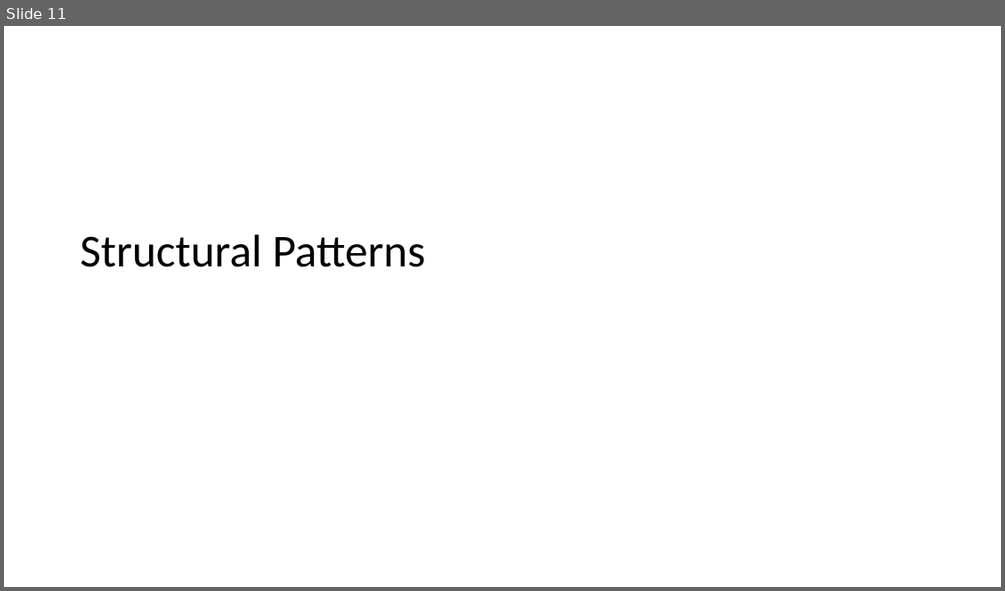
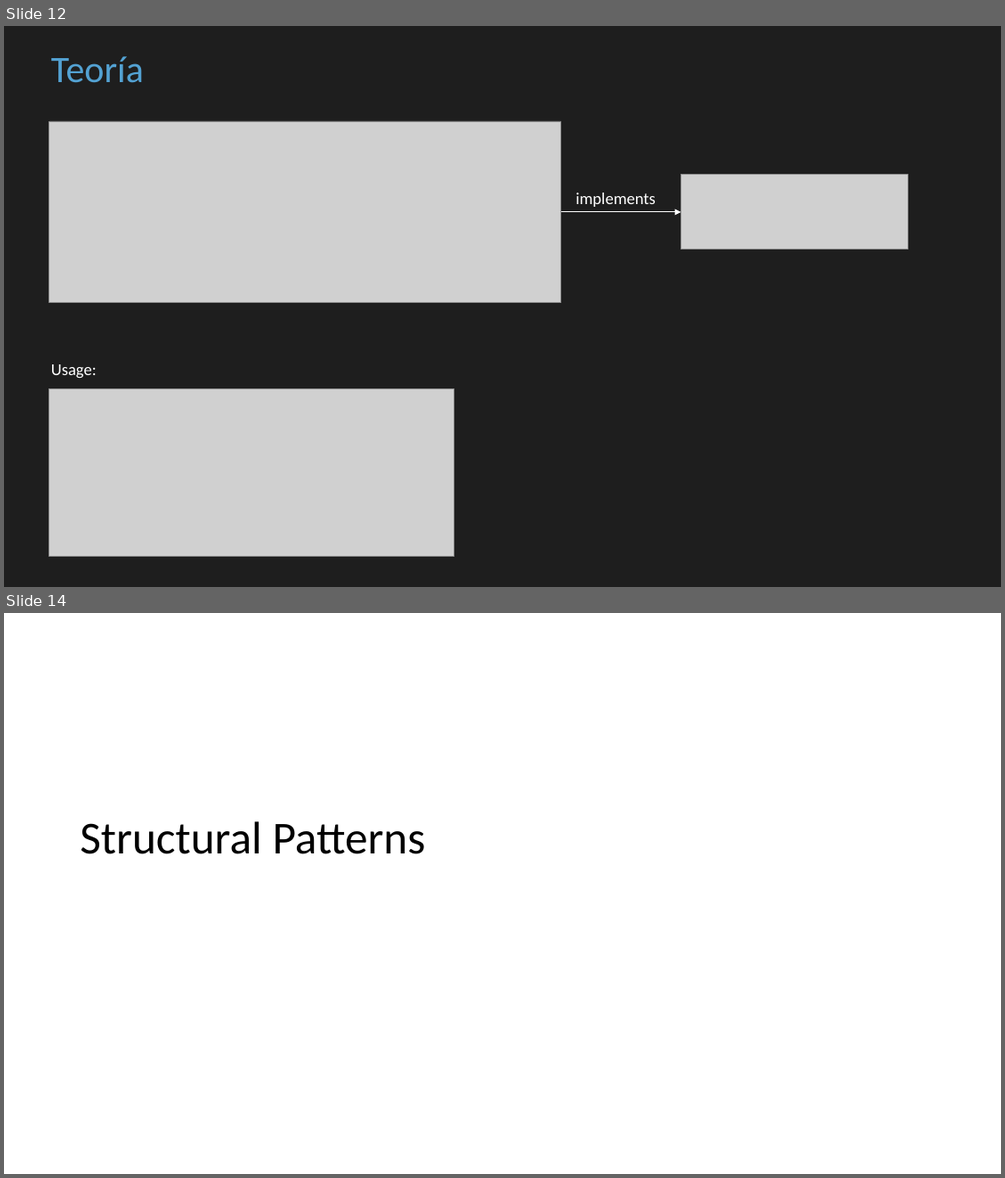
Before and after one commit to cbastos/jsdaycan2019-typescript-patterns, a slide deck: slides/Patrones de diseño con Typescript en el mundo real.pptx. Shown one above the other, each under a label of ours: slide 11 before the commit, slides 12 and 14 after it; the slides between them are not shown. The pictures are 1005x591 and 1005x1178 pixels, drawn with LibreOffice and Linux fonts; fonts in the diff are those of the drawing; grey boxes stand for pictures. Boxes give left, top, right and bottom in pixels: in the first picture for what was removed or moved away, otherwise in the second. Text is boxed around its words. In the diff, an @@ line names an element or a change of style, - is before the commit and + after.

```diff
--- a/slides/Patrones de diseño con Typescript en el mundo real.pptx
+++ b/slides/Patrones de diseño con Typescript en el mundo real.pptx
@@ slide 12 added at (4,26,1001,587), background #1E1E1E @@
@@ text added at (51,56,144,83), 36 pt, text #53A2D3 @@
+Teoría
@@ picture added at (49,121,561,303) @@
@@ picture added at (680,175,907,249) @@
@@ arrow added from (561, 212) to (680, 212), #FFFFFF 1 pt @@
@@ text added at (575,192,655,207), 16 pt, text #FFFFFF @@
+implements
@@ text added at (51,364,97,378), 16 pt, text #FFFFFF @@
+Usage:
@@ picture added at (49,389,455,556) @@
@@ what was slide 11 is now slide 14 @@
```
Also in this commit, not shown: 2 other slides added, 3 other files.
